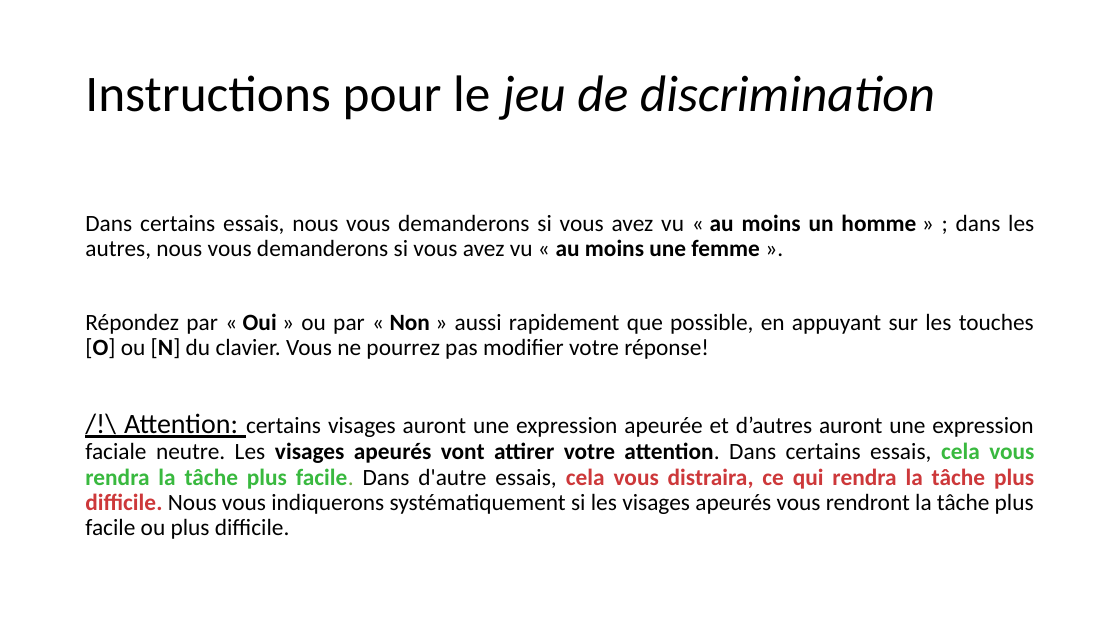
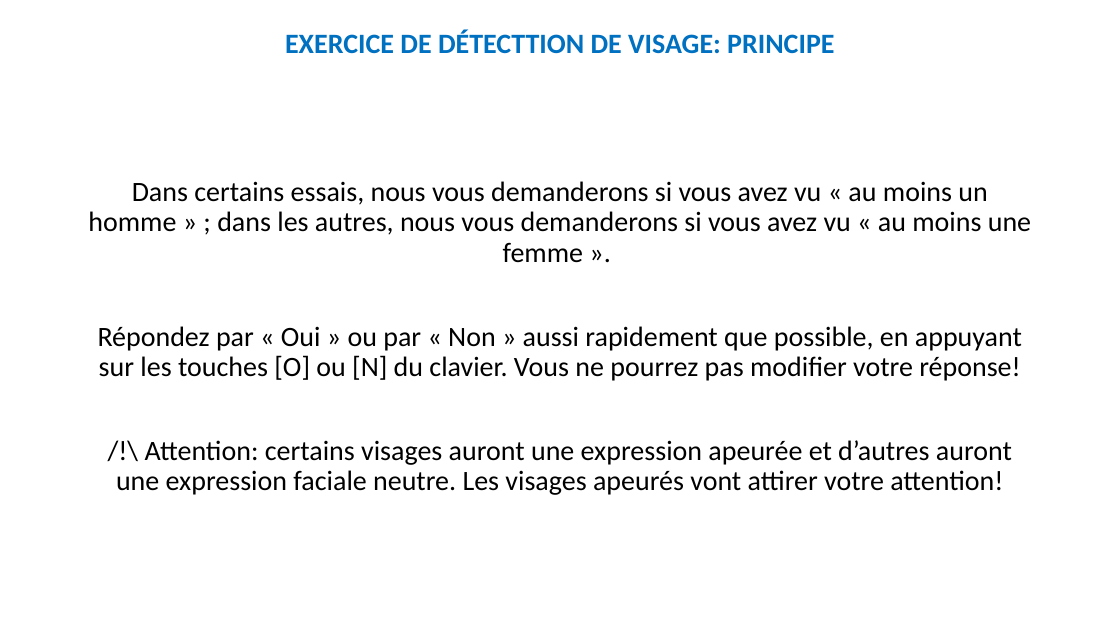
Before and after one commit to MBB-team/Online_Testing, a slide deck: slide 4 of src/Emotion_Regulation_JS/instructions/instructionsDiapo.pptx. Drawn at 1120x630 pixels with LibreOffice and Linux fonts; fonts in the diff are those of the drawing. Boxes give left, top, right and bottom in pixels: in the first picture for what was removed or moved away, otherwise in the second. Text is boxed around its words. In the diff, an @@ line names an element or a change of style, - is before the commit and + after.

Commit message:
modif instructions tâche Juliana
voir ppt

```diff
--- a/src/Emotion_Regulation_JS/instructions/instructionsDiapo.pptx
+++ b/src/Emotion_Regulation_JS/instructions/instructionsDiapo.pptx
@@ text added at <box>285,30,834,54</box>, 24 pt, text #0070C0, bold @@
+EXERCICE DE DÉTECTTION DE VISAGE: PRINCIPE
@@ title removed at <box>85,75,935,120</box> @@
-Instructions pour le jeu de discrimination
@@ text "Dans certains essais, nous vous ...": place and size @@
-text "Dans certains essais, nous vous ..." at <box>85,214,1034,539</box>
+text "Dans certains essais, nous vous ..." at <box>88,181,1031,495</box>
@@ text at <box>88,181,1031,381</box>: size 20 to 24 pt in "Dans certains essais, nous vous demanderons si ...", "Répondez par « Oui » ou par ..."; bold off in "au moins un homme au moins une ...", "Oui Non [O] [N]"; alignment justified to centre @@
@@ text at <box>116,440,1012,495</box>: text changed; size 20 to 24 pt @@
-/!\ Attention: certains visages auront une expression apeurée et d’autres auront une expression faciale neutre. Les visages apeurés vont attirer votre attention. Dans certains essais, cela vous rendra la tâche plus facile. Dans d'autre essais, cela vous distraira, ce qui rendra la tâche plus difficile. Nous vous indiquerons systématiquement si les visages apeurés vous rendront la tâche plus facile ou plus difficile.
+/!\ Attention: certains visages auront une expression apeurée et d’autres auront une expression faciale neutre. Les visages apeurés vont attirer votre attention!
```
Also in this commit, not shown: 5 other slides changed, 4 slides added, 2 slides removed, 1 other file.
